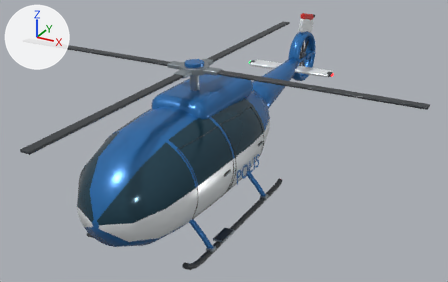
Before and after pictures for a commit that changed the Blender file source_blender/Polishelikopter.blend.
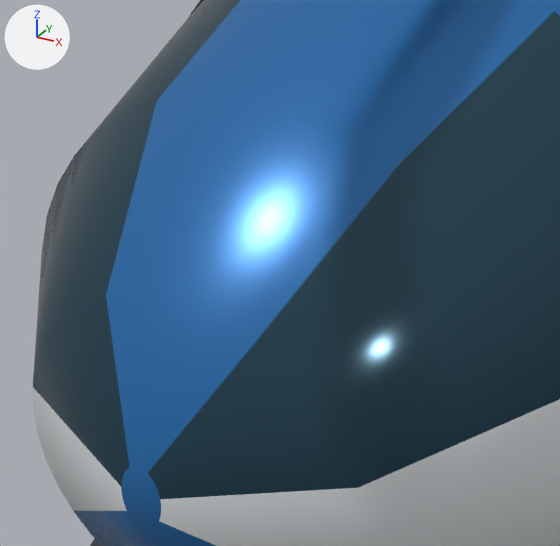
Each version appears first whole from a camera (50 mm lens) standing at (6.08, -10.14, 6.75) and looking at (0.18, 0.6, 1.38), and next in a close-up on the part from 16% to 37% of the width and 50% to 83% of the height. Lighting does not change. The marker at upper left points along +X, +Y and +Z. The last two pictures show the newer version.

In view in the first close-up: 'Glazed passenger fuselage' and 1 more.
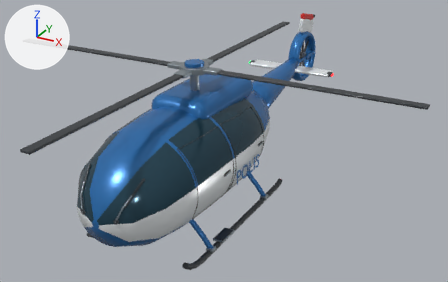
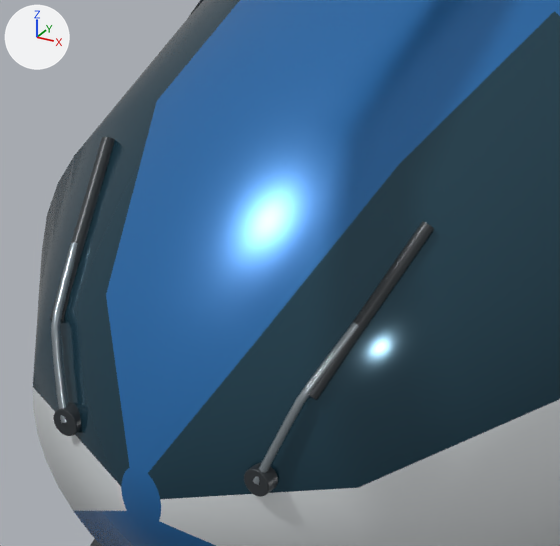
Commit message: Model police helicopter windscreen wipers

Location of each change, [x1, y1, x2, y2] in pixels of the close-ups (560 x 546 px):
'Windscreen wiper blade.001', added: after [308, 221, 434, 400]
'Windscreen wiper blade', added: after [50, 136, 115, 322]
'Windscreen wiper arm.001', added: after [253, 322, 359, 485]
'Windscreen wiper arm', added: after [51, 242, 78, 423]
'Windscreen wiper pivot.001', added: after [244, 462, 278, 497]
'Windscreen wiper pivot', added: after [53, 403, 81, 436]

What changed in the scene script:
```text
Add cu_windscreen_wiper_blade_001:
    cu_windscreen_wiper_blade_001 = bpy.data.curves.new('Windscreen wiper blade.001', 'CURVE')
    cu_windscreen_wiper_blade_001.dimensions = '3D'
    _sp = cu_windscreen_wiper_blade_001.splines.new('POLY'); _sp.points.add(12)
    _sp.points.foreach_set('co', [0.45, -3.233, 1.73, 1.0, 0.46, -3.2, 1.761, 1.0, 0.47, -3.166, 1.792, 1.0, 0.48, -3.133, 1.823, 1.0, 0.49, -3.099, 1.853, 1.0, 0.5, -3.063, 1.884, 1.0, 0.51, -3.028, 1.915, 1.0, 0.52, -2.992, 1.946, 1.0, 0.53, -2.957, 1.977, 1.0, 0.54, -2.921, 2.007, 1.0, 0.55, -2.886, 2.038, 1.0, 0.56, -2.85, 2.069, 1.0, 0.57, -2.815, 2.1, 1.0])
    cu_windscreen_wiper_blade_001.materials.append(mat_graphite_composite)  # dark grey #353a3f
    cu_windscreen_wiper_blade_001.bevel_resolution = 3
    cu_windscreen_wiper_blade_001.bevel_depth = 0.02
    cu_windscreen_wiper_blade_001.fill_mode = 'FULL'
    cu_windscreen_wiper_blade_001.use_fill_caps = True
Add cu_windscreen_wiper_arm_001:
    cu_windscreen_wiper_arm_001 = bpy.data.curves.new('Windscreen wiper arm.001', 'CURVE')
    cu_windscreen_wiper_arm_001.dimensions = '3D'
    _sp = cu_windscreen_wiper_arm_001.splines.new('POLY'); _sp.points.add(12)
    _sp.points.foreach_set('co', [0.34, -3.356, 1.49, 1.0, 0.353, -3.344, 1.523, 1.0, 0.367, -3.332, 1.557, 1.0, 0.38, -3.319, 1.59, 1.0, 0.393, -3.305, 1.623, 1.0, 0.407, -3.291, 1.657, 1.0, 0.42, -3.275, 1.69, 1.0, 0.433, -3.259, 1.723, 1.0, 0.447, -3.229, 1.757, 1.0, 0.46, -3.191, 1.79, 1.0, 0.473, -3.153, 1.823, 1.0, 0.487, -3.113, 1.857, 1.0, 0.5, -3.073, 1.89, 1.0])
    cu_windscreen_wiper_arm_001.materials.append(mat_rotor_hardware)  # grey #99a4aa
    cu_windscreen_wiper_arm_001.bevel_resolution = 3
    cu_windscreen_wiper_arm_001.bevel_depth = 0.013
    cu_windscreen_wiper_arm_001.fill_mode = 'FULL'
    cu_windscreen_wiper_arm_001.use_fill_caps = True
Add cu_windscreen_wiper_blade:
    cu_windscreen_wiper_blade = bpy.data.curves.new('Windscreen wiper blade', 'CURVE')
    cu_windscreen_wiper_blade.dimensions = '3D'
    _sp = cu_windscreen_wiper_blade.splines.new('POLY'); _sp.points.add(12)
    _sp.points.foreach_set('co', [-0.45, -3.233, 1.73, 1.0, -0.46, -3.2, 1.761, 1.0, -0.47, -3.166, 1.792, 1.0, -0.48, -3.133, 1.823, 1.0, -0.49, -3.099, 1.853, 1.0, -0.5, -3.063, 1.884, 1.0, -0.51, -3.028, 1.915, 1.0, -0.52, -2.992, 1.946, 1.0, -0.53, -2.957, 1.977, 1.0, -0.54, -2.921, 2.007, 1.0, -0.55, -2.886, 2.038, 1.0, -0.56, -2.85, 2.069, 1.0, -0.57, -2.815, 2.1, 1.0])
    cu_windscreen_wiper_blade.materials.append(mat_graphite_composite)  # dark grey #353a3f
    cu_windscreen_wiper_blade.bevel_resolution = 3
    cu_windscreen_wiper_blade.bevel_depth = 0.02
    cu_windscreen_wiper_blade.fill_mode = 'FULL'
    cu_windscreen_wiper_blade.use_fill_caps = True
Add cu_windscreen_wiper_arm:
    cu_windscreen_wiper_arm = bpy.data.curves.new('Windscreen wiper arm', 'CURVE')
    cu_windscreen_wiper_arm.dimensions = '3D'
    _sp = cu_windscreen_wiper_arm.splines.new('POLY'); _sp.points.add(12)
    _sp.points.foreach_set('co', [-0.34, -3.356, 1.49, 1.0, -0.353, -3.345, 1.523, 1.0, -0.367, -3.333, 1.557, 1.0, -0.38, -3.319, 1.59, 1.0, -0.393, -3.305, 1.623, 1.0, -0.407, -3.291, 1.657, 1.0, -0.42, -3.275, 1.69, 1.0, -0.433, -3.259, 1.723, 1.0, -0.447, -3.229, 1.757, 1.0, -0.46, -3.191, 1.79, 1.0, -0.473, -3.153, 1.823, 1.0, -0.487, -3.113, 1.857, 1.0, -0.5, -3.073, 1.89, 1.0])
    cu_windscreen_wiper_arm.materials.append(mat_rotor_hardware)  # grey #99a4aa
    cu_windscreen_wiper_arm.bevel_resolution = 3
    cu_windscreen_wiper_arm.bevel_depth = 0.013
    cu_windscreen_wiper_arm.fill_mode = 'FULL'
    cu_windscreen_wiper_arm.use_fill_caps = True
Add ob_windscreen_wiper_blade_001:
    ob_windscreen_wiper_blade_001 = bpy.data.objects.new('Windscreen wiper blade.001', cu_windscreen_wiper_blade_001)
    ob_windscreen_wiper_blade_001.parent = ob_polishelikopter
    ob_windscreen_wiper_blade_001.location = (0.0, 0.0, 0.0)
Add ob_windscreen_wiper_arm_001:
    ob_windscreen_wiper_arm_001 = bpy.data.objects.new('Windscreen wiper arm.001', cu_windscreen_wiper_arm_001)
    ob_windscreen_wiper_arm_001.parent = ob_polishelikopter
    ob_windscreen_wiper_arm_001.location = (0.0, 0.0, 0.0)
Add ob_windscreen_wiper_pivot_001:
    ob_windscreen_wiper_pivot_001 = bpy.data.objects.new('Windscreen wiper pivot.001', me_cylinder_001_1)  # 120 vertices, 102 faces; spans x -0.043..0.043, y -0.043..0.043, z -0.023..0.023; in mat_graphite_composite (dark grey #353a3f)
    ob_windscreen_wiper_pivot_001.parent = ob_polishelikopter
    ob_windscreen_wiper_pivot_001.location = (0.34, -3.338, 1.49)
    ob_windscreen_wiper_pivot_001.rotation_euler = (1.571, 0.0, 0.0)  # degrees (90, 0, 0)
Add ob_windscreen_wiper_blade:
    ob_windscreen_wiper_blade = bpy.data.objects.new('Windscreen wiper blade', cu_windscreen_wiper_blade)
    ob_windscreen_wiper_blade.parent = ob_polishelikopter
    ob_windscreen_wiper_blade.location = (0.0, 0.0, 0.0)
Add ob_windscreen_wiper_arm:
    ob_windscreen_wiper_arm = bpy.data.objects.new('Windscreen wiper arm', cu_windscreen_wiper_arm)
    ob_windscreen_wiper_arm.parent = ob_polishelikopter
    ob_windscreen_wiper_arm.location = (0.0, 0.0, 0.0)
Add ob_windscreen_wiper_pivot:
    ob_windscreen_wiper_pivot = bpy.data.objects.new('Windscreen wiper pivot', me_cylinder_001_1.copy())
    ob_windscreen_wiper_pivot.parent = ob_polishelikopter
    ob_windscreen_wiper_pivot.location = (-0.34, -3.338, 1.49)
    ob_windscreen_wiper_pivot.rotation_euler = (1.571, 0.0, 0.0)  # degrees (90, 0, 0)
```
